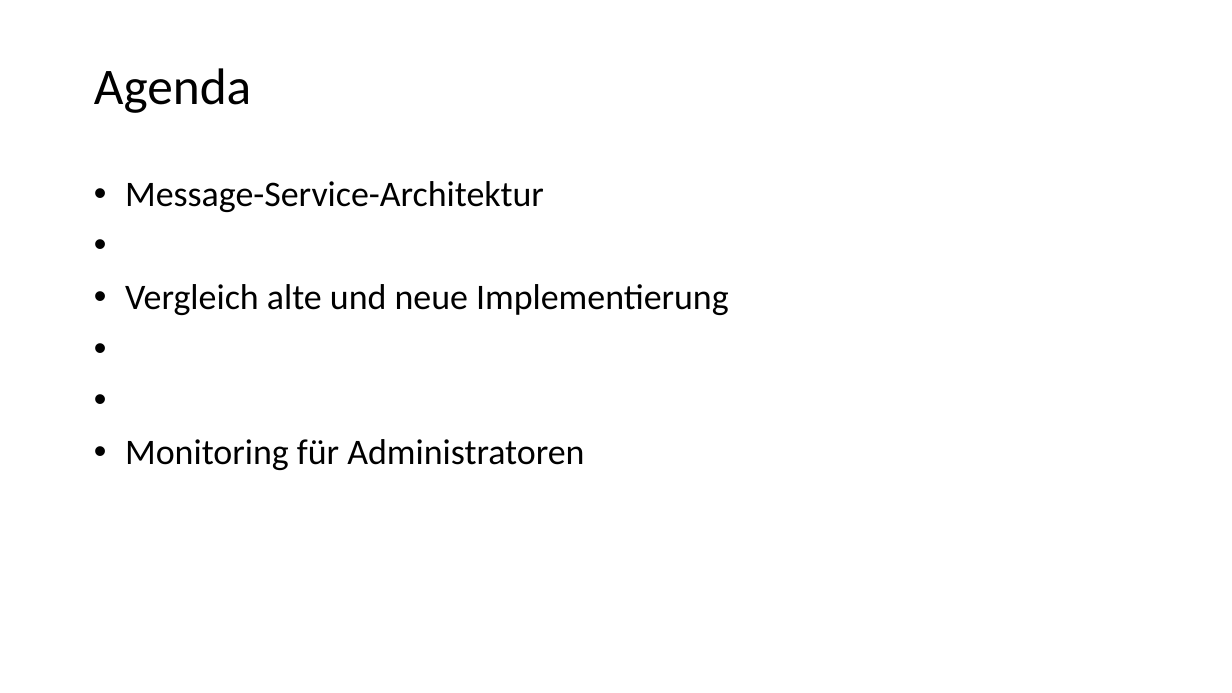
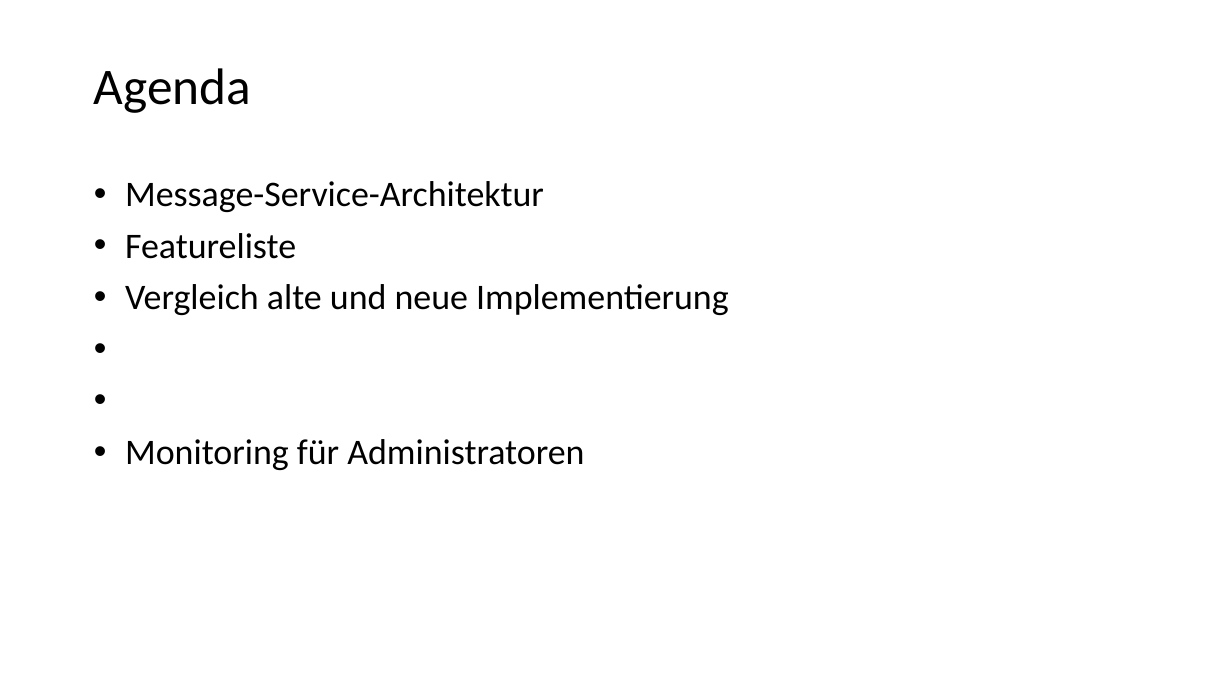
Before and after one commit to chrissike/chatapplication, a slide deck: slide 2 of dokumentation/vortrag.pptx. Drawn at 1232x693 pixels with LibreOffice and Linux fonts; fonts in the diff are those of the drawing; background and template pictures are left out. Boxes give left, top, right and bottom in pixels: in the first picture for what was removed or moved away, otherwise in the second. Text is boxed around its words. In the diff, an @@ line names an element or a change of style, - is before the commit and + after.

```diff
--- a/dokumentation/vortrag.pptx
+++ b/dokumentation/vortrag.pptx
@@ text at (125, 233, 296, 259): paragraph added @@
+• Featureliste
```
Also in this commit, not shown: 1 slide added.
